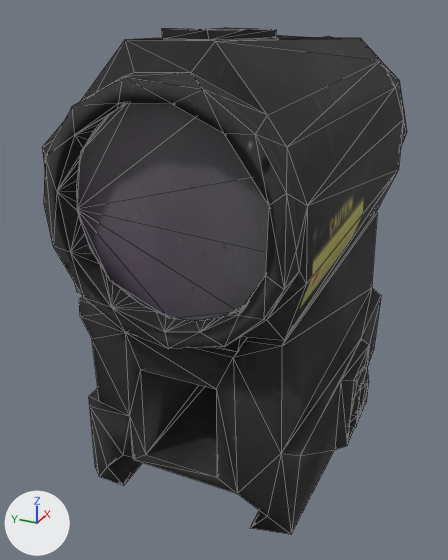
The FBX model HFO/Contents/mods/HayesFirearmsExtension/media/models_X/weapons/parts/ReflexSight.fbx as it was, and as the next commit left it.
Camera for both pictures: a 50 mm lens placed at (-0.000497, -0.000189, 0.000376), pointed at (-0.000022, 0.000025, 0.000139). The axes (+X, +Y, +Z) are drawn at lower left. The lights are the same throughout. Mesh edges are drawn as thin lines. Where no turn or scale is listed for an object, it has been applied to the vertices.

Objects in the first picture: 'ReflexSight'.
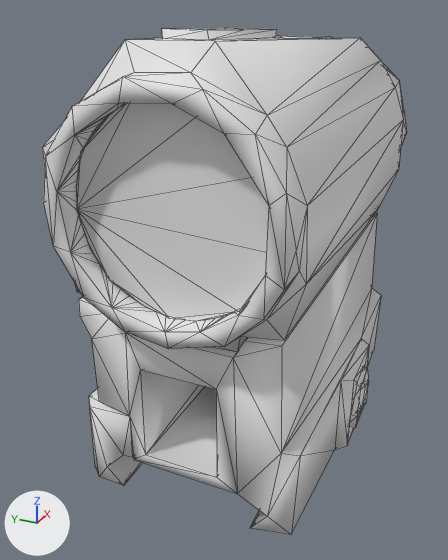
Boxes [x1, y1, x2, y2] around the edits, measured in the pictures (448 x 560 px; the box of a moved part takes in the faces that stretch with it):
part 1 of me_reflexsight, moved or reshaped
    both: [74, 36, 403, 534]
part 2 of me_reflexsight, recoloured (black to grey)
    both: [42, 28, 407, 534]

The change in detail:
me_reflexsight is used by ob_reflexsight; location (0.0, 0.0, 0.0).
me_reflexsight had 531 vertices, 970 faces and spanned x -0.000182..0.000197, y -0.000112..0.000121, z -0.000001..0.000358.
me_reflexsight now has 528 vertices, 970 faces and spans x -0.000182..0.000197, y -0.000112..0.000121, z -0.000001..0.000358.
Part 1, on me_reflexsight:
3 vertices are removed from x -0.000162, y -0.000017..0.000071, z 0.000175..0.000322.
130 faces are deleted.
130 new faces join them.
me_reflexsight part 2: 840 faces spanning x -0.000182..0.000197, y -0.000112..0.000121, z -0.000001..0.000358 switch from mat_reflexsight (picture img_reflexsight_png) to no material.
